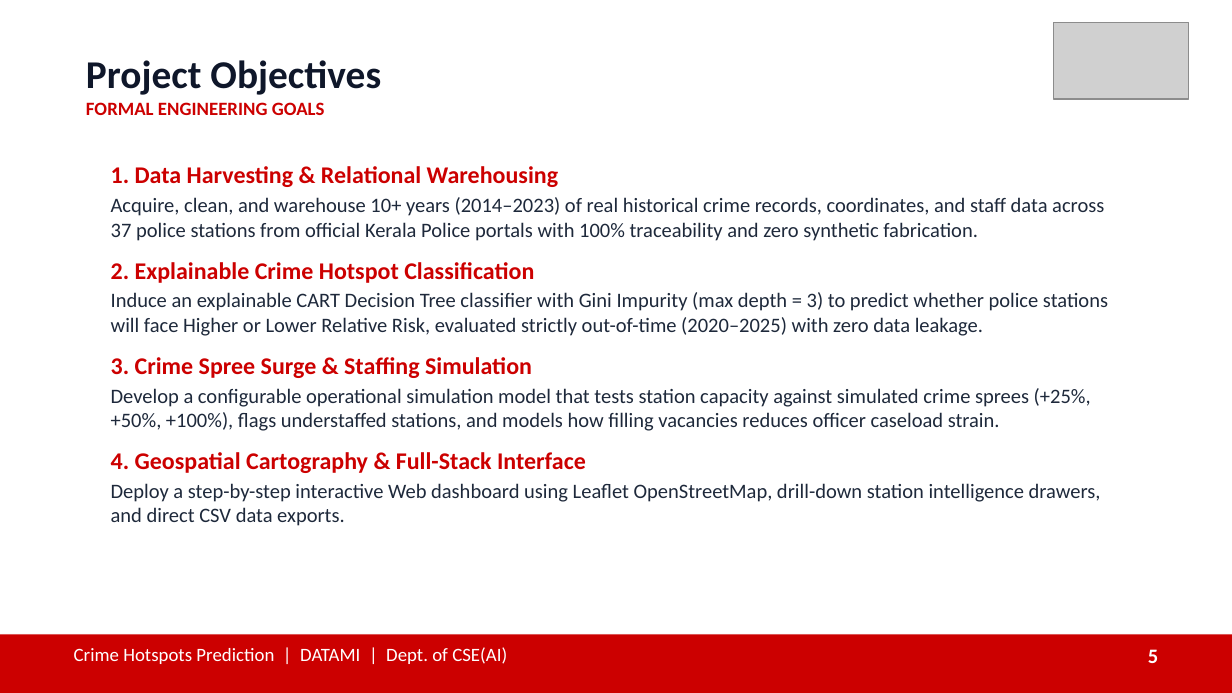
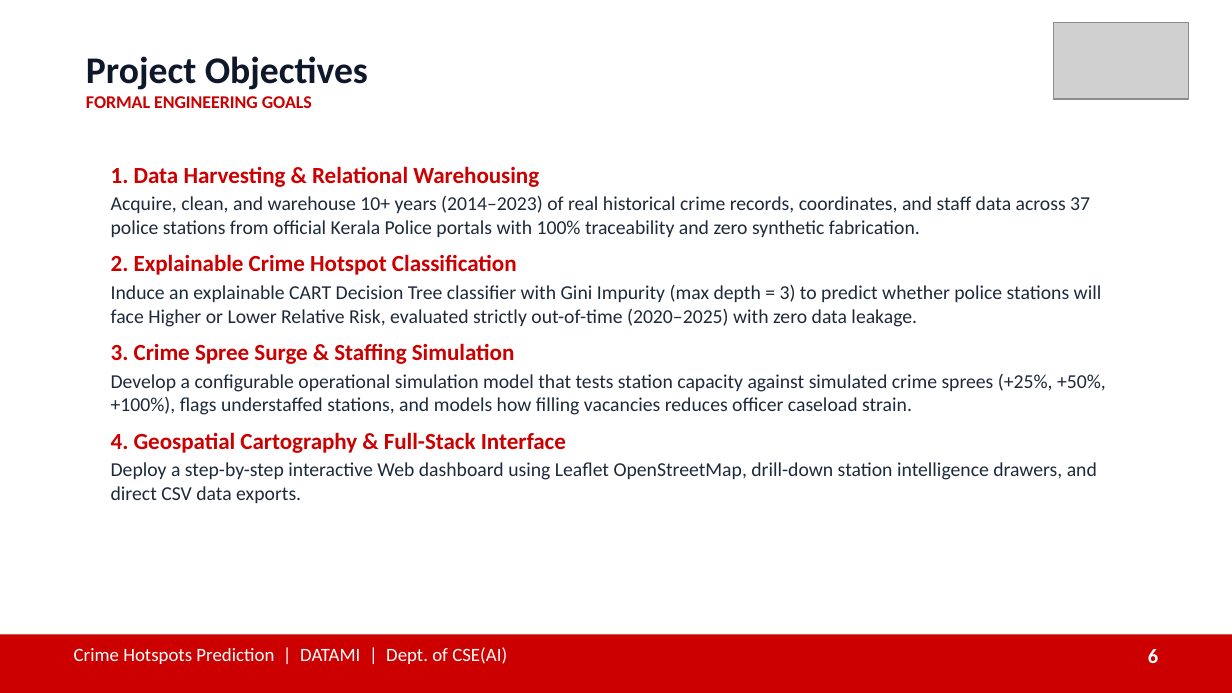
Before and after one commit to JVN321/DATAMI, a slide deck: slide 6 of presentation/Crime_Hotspots_Prediction_DATAMI.pptx (slide 5 before the commit). Drawn at 1232x693 pixels with LibreOffice and Linux fonts; fonts in the diff are those of the drawing; grey boxes stand for pictures. Boxes give left, top, right and bottom in pixels: in the first picture for what was removed or moved away, otherwise in the second. Text is boxed around its words. In the diff, an @@ line names an element or a change of style, - is before the commit and + after.

```diff
--- a/presentation/Crime_Hotspots_Prediction_DATAMI.pptx
+++ b/presentation/Crime_Hotspots_Prediction_DATAMI.pptx
@@ text "Project Objectives" at (86, 56, 368, 108): size 23 to 22 pt in "Project Objectives"; size 11 to 10.5 pt in "FORMAL ENGINEERING GOALS" @@
@@ text "1. Data Harvesting & Relational ..." at (111, 166, 1106, 503): size 14 to 13.5 pt in "1. Data Harvesting & Relational Warehousing", "2. Explainable Crime Hotspot Classification", "3. Crime Spree Surge & Staffing Simulation", "4. Geospatial Cartography & Full-Stack Interface"; size 12 to 11.5 pt in "Acquire, clean, and warehouse 10+ years (2014–2023) ...", "Induce an explainable CART Decision Tree classifier ...", "Develop a configurable operational simulation model that ...", "Deploy a step-by-step interactive Web dashboard using ..."; less space between paragraphs @@
@@ text at (1148, 649, 1158, 663): text changed @@
-5
+6
```
Also in this commit, not shown: 15 other slides changed, 4 slides added, 1 slide removed, 25 other files.
